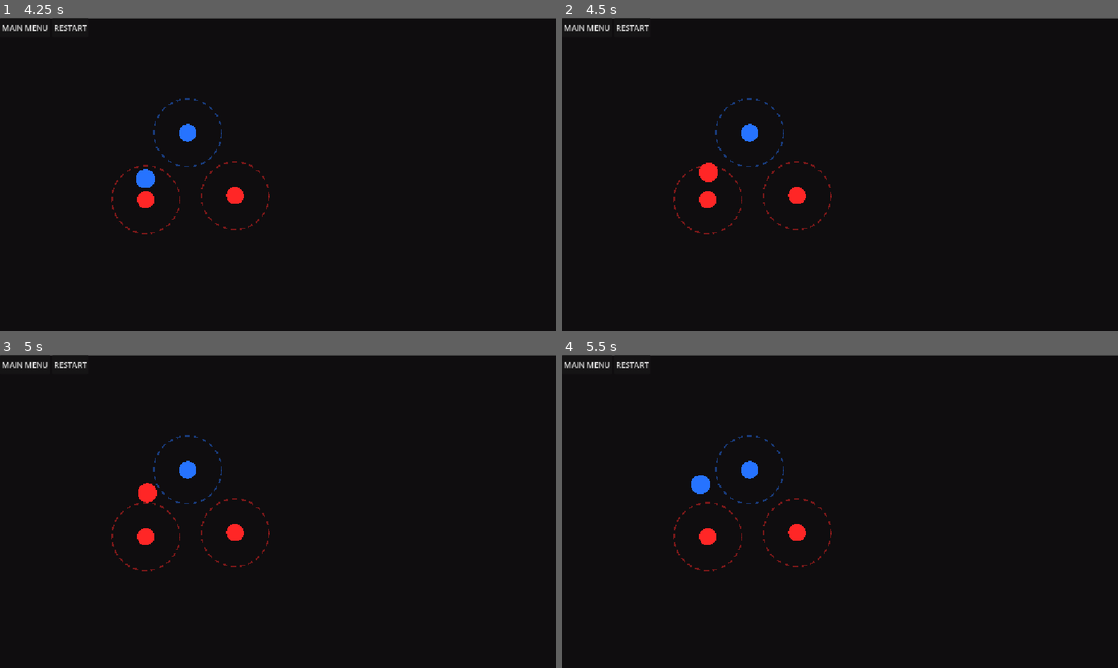
Above: before the commit, frames 1-4 (two rows, left to right).
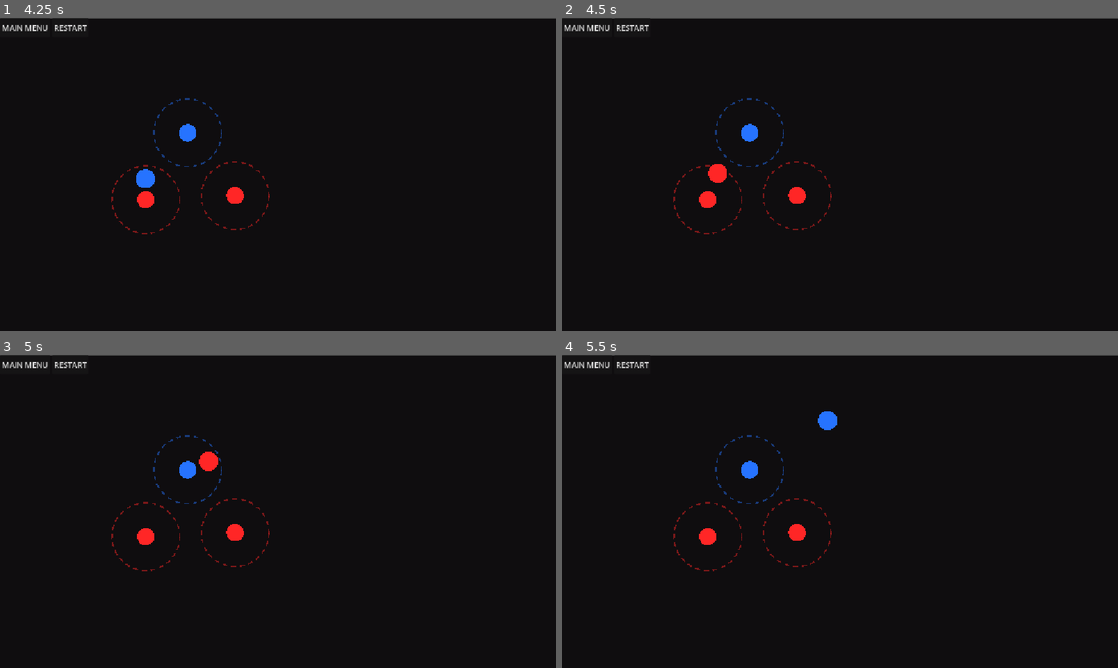
Above: after the commit, the same moments.

Repository: e-neuf/summer-summit-game-jam
Game: Godot game, scene res://levels/Level0.tscn
Same seed, same stepped clock (60 frames per second), same inputs: the game is played once before the commit and once after it. The engine's default icon, where the game draws it, is replaced by a stand-in: a white triangle on a blue panel in a dark square.
Inputs (mouse positions are in pixels of both pictures, inside the frame that each line leads up to):
- Up to frame 1 (4.25 s): click "RESTART" at 0.5 s; click "RESTART" at 1.25 s; click "RESTART" at 2 s; click "MAIN MENU" at 2.75 s; click "PLAY" at 3.5 s
- Up to frame 2 (4.5 s): tap Enter at 4.25 s; move the mouse to (701, 196) at 4.27 s; press the mouse at (701, 196) at 4.28 s; hold Right (move_right) from 4.28 s (still down); tap Space (flip_polarity) at 4.35 s
- Up to frame 3 (5 s): keep holding Right (move_right); tap W (jump) at 4.52 s
- Up to frame 4 (5.5 s): keep holding Right (move_right); move the mouse to (739, 467) at 5.02 s; release the mouse at (739, 467) at 5.03 s; click (739, 467) at 5.1 s; tap W (jump) at 5.27 s; tap Space (flip_polarity) at 5.3 s

Frame 1 is identical in both runs. In frame 2, 0.2% of the frame differs, in the area x 24-30%, y 46-53%; in frame 3, 0.3%, in the area x 24-40%, y 30-48%; in frame 4, 0.3%.
Error before the commit: Invalid access to property or key 'name' on a base object of type 'previously freed'. (res://scripts/main_character.gd:88)

Commit message:
centered magnet objects, re-added arrow controls

Diff:
--- a/Object_Scenes[for duplication]/magentic_poles.tscn
+++ b/Object_Scenes[for duplication]/magentic_poles.tscn
@@ -10,7 +10,6 @@
 script = ExtResource("1_rmko3")
 
 [node name="CollisionShape2D" type="CollisionShape2D" parent="." unique_id=663432511]
-position = Vector2(-16, -6)
 shape = SubResource("CircleShape2D_sljen")
 debug_color = Color(0.15, 0.45, 1, 1)
 
--- a/scripts/main_character.gd
+++ b/scripts/main_character.gd
@@ -49,6 +49,7 @@
 	var to_target = target - global_position
 	var dist = max(to_target.length(), 1.0)
 	var target_vel = (to_target / dist) * HOMING_SPEED
+	print(target_vel)
 	velocity = velocity.lerp(target_vel, HOMING_RESPONSE)
 	move_and_slide()
 
@@ -57,9 +58,9 @@
 		flip_cooldown -= delta
 
 	if Input.is_action_just_pressed("flip_polarity") and flip_cooldown <= 0.0:
-		print(polarity);
+		#print(polarity);
 		polarity *= -1
-		print(polarity);
+		#print(polarity);
 		flip_cooldown = FLIP_COOLDOWN
 		_update_visual()
 
@@ -73,9 +74,9 @@
 			var interaction= 0
 			#print(mag.name)
 			interaction= -(mag.polarity * polarity)
-			print(mag.polarity)
-			print(polarity)
-			print(interaction)
+			#print(mag.polarity)
+			#print(polarity)
+			#print(interaction)
 			if(interaction==-1):
 				var away = global_position - mag.global_position
 				var d = max(away.length(), 1.0)
@@ -84,8 +85,8 @@
 				#program a stop condition
 			else:
 				add_attract_mag(mag)
-				for m in attract_mag_in_range:
-					print(m.name)
+				#for m in attract_mag_in_range:
+					#print(m.name)
 
 	#when the player clicks on the attract,you can get them to run the attract function, which is what manjari coded.
 
@@ -107,11 +108,11 @@
 		#if interaction == 1 and passed:
 			#interaction = 0
 #
-	#var input_dir := Input.get_axis("move_left", "move_right")
-	#if input_dir != 0.0:
-		#velocity.x = move_toward(velocity.x, input_dir * MAX_SPEED, ACCEL * delta)
-	#elif is_on_floor():
-		#velocity.x = move_toward(velocity.x, 0.0, ACCEL * delta)
+	var input_dir := Input.get_axis("move_left", "move_right")
+	if input_dir != 0.0:
+		velocity.x = move_toward(velocity.x, input_dir * MAX_SPEED, ACCEL * delta)
+	else:
+		velocity.x = move_toward(velocity.x, 0.0, ACCEL * delta)
 #
 	#if is_on_floor() and Input.is_action_just_pressed("jump"):
 		#velocity.y = JUMP_VELOCITY
